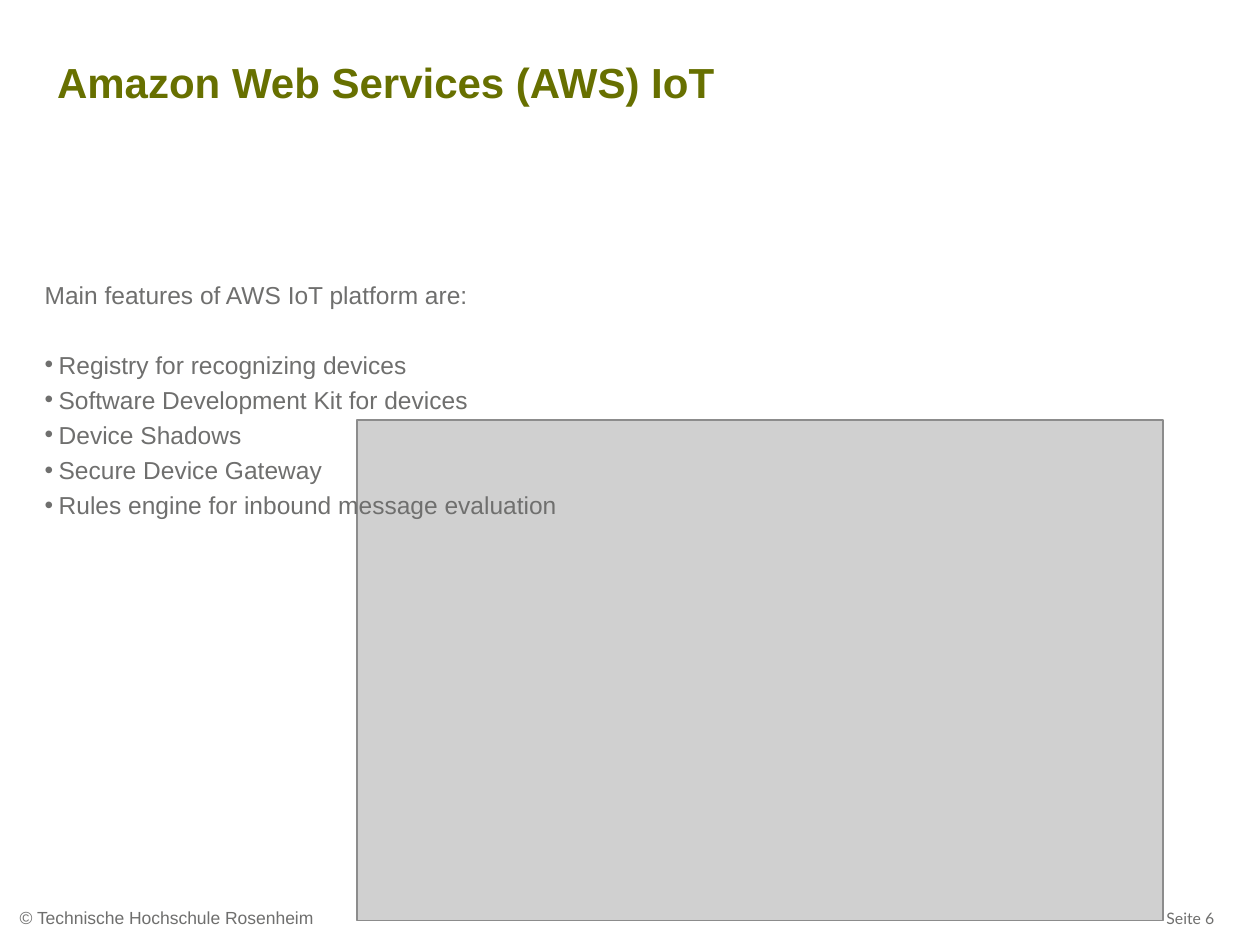
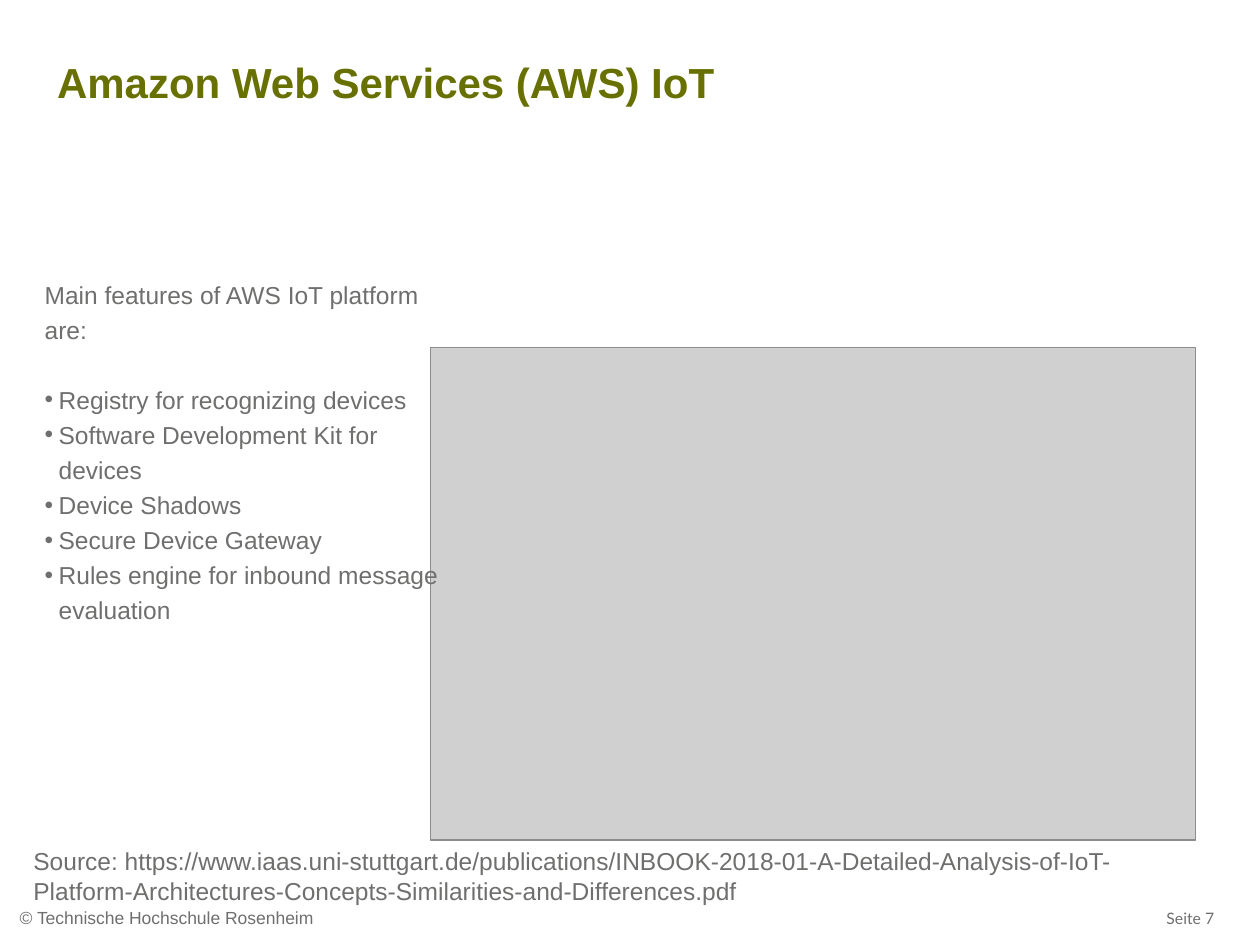
Before and after one commit to ammoza/hsro-inf-iot.github.io, a slide deck: slide 7 of assets/07-vorlesung/07-Vorlesung.pptx (slide 6 before the commit). Drawn at 1260x945 pixels with LibreOffice and Linux fonts; fonts in the diff are those of the drawing; grey boxes stand for pictures; background and template pictures are left out. Boxes give left, top, right and bottom in pixels: in the first picture for what was removed or moved away, otherwise in the second. Text is boxed around its words. In the diff, an @@ line names an element or a change of style, - is before the commit and + after.

Commit message:
Data analysis added

```diff
--- a/assets/07-vorlesung/07-Vorlesung.pptx
+++ b/assets/07-vorlesung/07-Vorlesung.pptx
@@ text "Main features of AWS IoT ..." rewrapped from (45, 286, 557, 519) to (45, 286, 438, 619) @@
@@ picture: place and size @@
-picture at (357, 420, 1163, 920)
+picture at (431, 348, 1196, 840)
@@ text added at (33, 852, 1111, 905), 14 pt, text #6F6F6E @@
+Source: https://www.iaas.uni-stuttgart.de/publications/INBOOK-2018-01-A-Detailed-Analysis-of-IoT-Platform-Architectures-Concepts-Similarities-and-Differences.pdf
@@ page number at (1166, 912, 1214, 924): text changed @@
-Seite 6
+Seite 7
```
Also in this commit, not shown: 3 other slides changed, 1 slide added, 2 other files.
